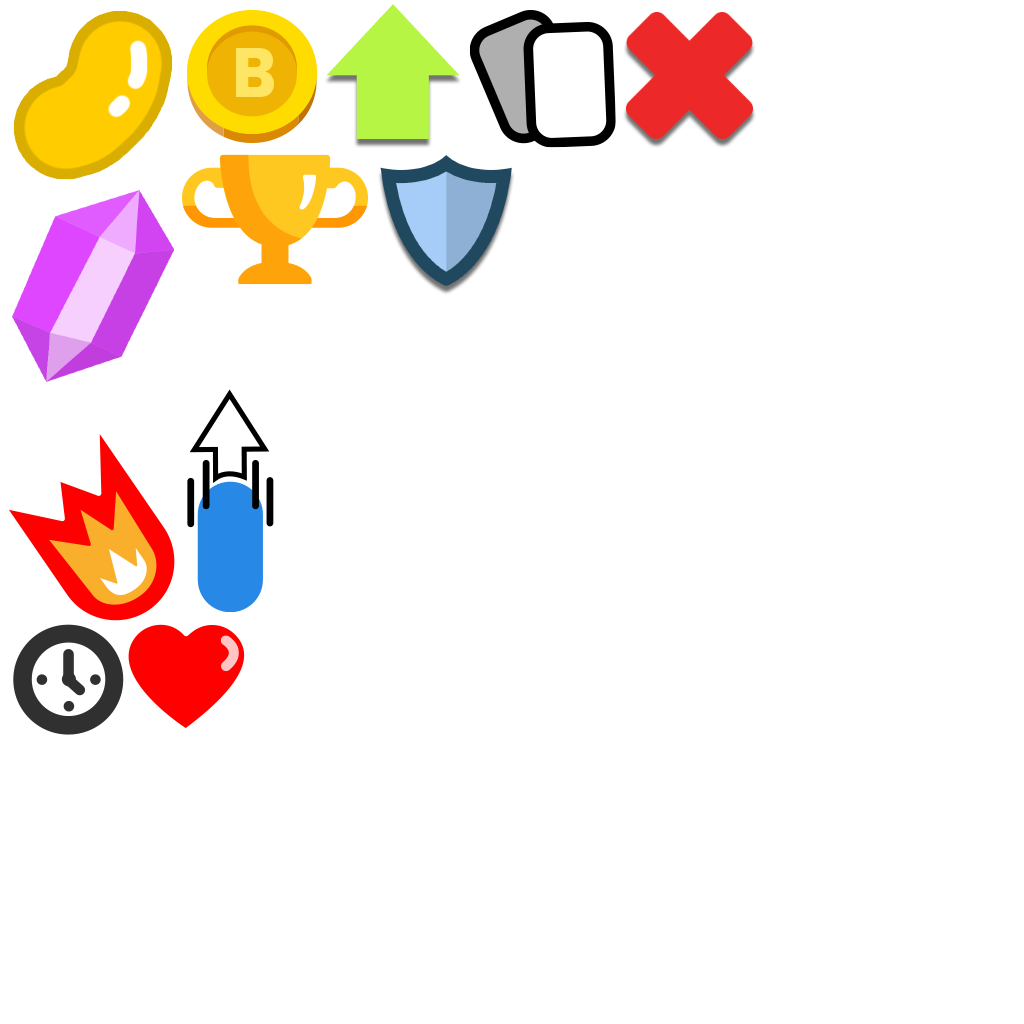
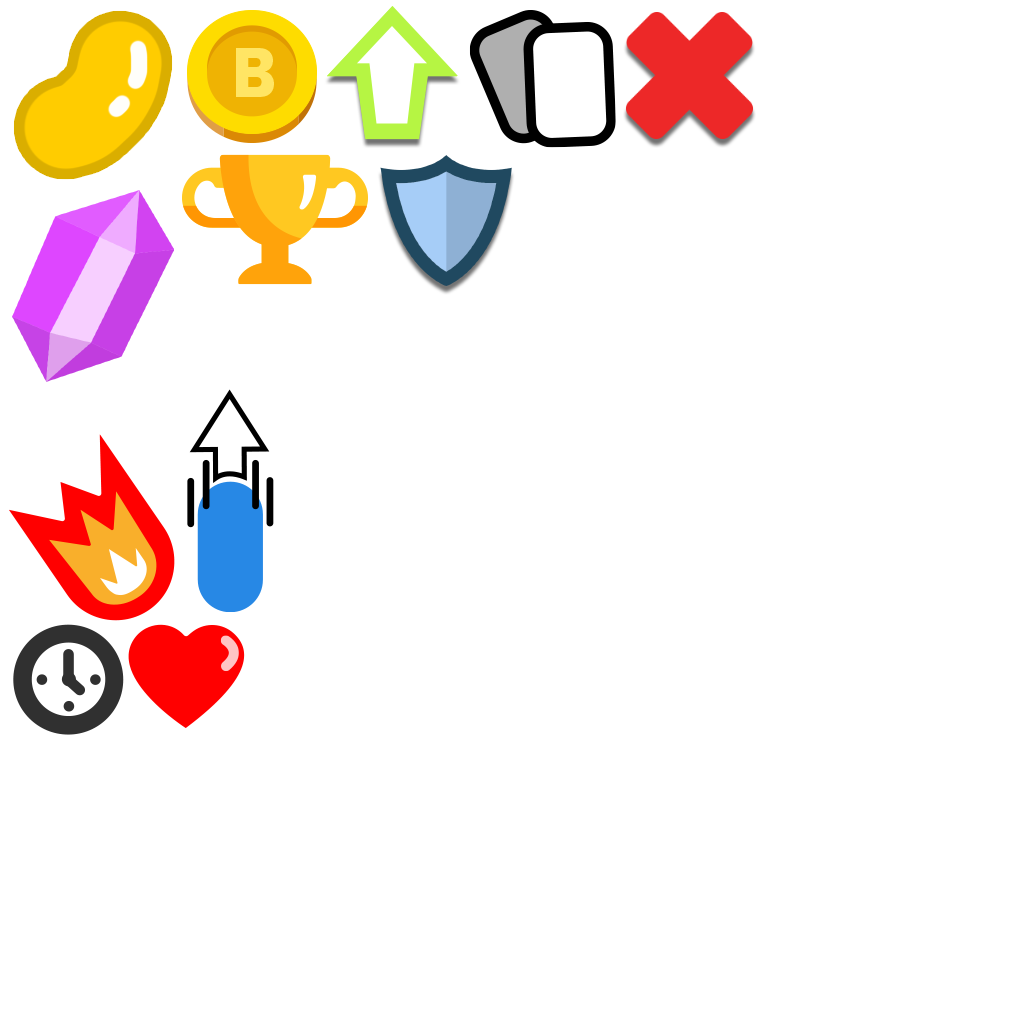
Two versions of the same layered image (1024x1024). Layer-by-layer changes:
added layer "Layer 15" above "Layer 14" over left=327, top=7, right=457, bottom=139
added layer "Layer 14" above "Layer 13" over left=327, top=5, right=458, bottom=140
removed layer "Layer 8" over left=326, top=4, right=459, bottom=139
